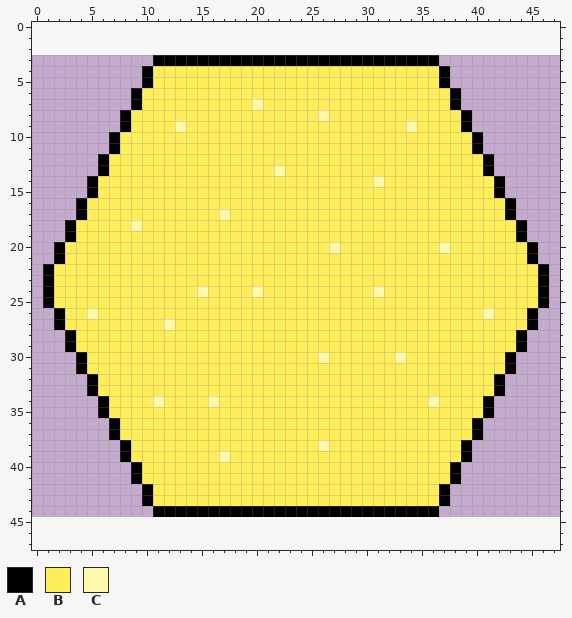
Pixel-art sprite: android/assets/sprites/sand_tile.png. Above: the version before the commit.
The file is 48x42 pixels. Pixels under 10% opacity are left out. The old version is drawn lined up with the new one, on the new canvas.
Palette (. is transparent): A #000000  B #ffee59  C #fff9aa
The same view after the edit:
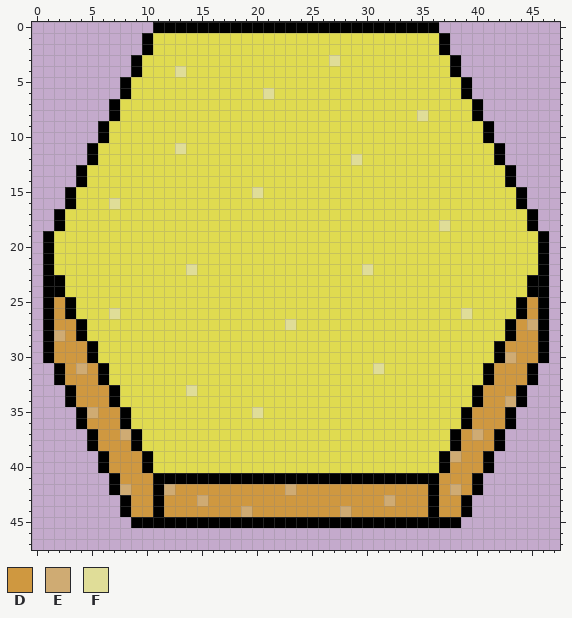
Colours new in this view: D #cf9840  E #cfab73  F #e0dd98
The edit:
canvas 48x42 -> 48x48, the old top-left corner now at 0,3
@@ palette @@
-B #ffee59
+B #e0db50
@@ x 0..47 @@
- 0 ................................................
- 1 ................................................
- 2 ................................................
- 3 ...........AAAAAAAAAAAAAAAAAAAAAAAAAA...........
- 4 ..........ABBBBBBBBBBBBBBBBBBBBBBBBBBA..........
- 5 ..........ABBBBBBBBBBBBBBBBBBBBBBBBBBA..........
- 6 .........ABBBBBBBBBBBBBBBBBBBBBBBBBBBBA.........
- 7 .........ABBBBBBBBBBCBBBBBBBBBBBBBBBBBA.........
- 8 ........ABBBBBBBBBBBBBBBBBCBBBBBBBBBBBBA........
- 9 ........ABBBBCBBBBBBBBBBBBBBBBBBBBCBBBBA........
-10 .......ABBBBBBBBBBBBBBBBBBBBBBBBBBBBBBBBA.......
-11 .......ABBBBBBBBBBBBBBBBBBBBBBBBBBBBBBBBA.......
-12 ......ABBBBBBBBBBBBBBBBBBBBBBBBBBBBBBBBBBA......
-13 ......ABBBBBBBBBBBBBBBCBBBBBBBBBBBBBBBBBBA......
-14 .....ABBBBBBBBBBBBBBBBBBBBBBBBBCBBBBBBBBBBA.....
-15 .....ABBBBBBBBBBBBBBBBBBBBBBBBBBBBBBBBBBBBA.....
-16 ....ABBBBBBBBBBBBBBBBBBBBBBBBBBBBBBBBBBBBBBA....
-17 ....ABBBBBBBBBBBBCBBBBBBBBBBBBBBBBBBBBBBBBBA....
-18 ...ABBBBBCBBBBBBBBBBBBBBBBBBBBBBBBBBBBBBBBBBA...
-19 ...ABBBBBBBBBBBBBBBBBBBBBBBBBBBBBBBBBBBBBBBBA...
-20 ..ABBBBBBBBBBBBBBBBBBBBBBBBCBBBBBBBBBCBBBBBBBA..
-21 ..ABBBBBBBBBBBBBBBBBBBBBBBBBBBBBBBBBBBBBBBBBBA..
-22 .ABBBBBBBBBBBBBBBBBBBBBBBBBBBBBBBBBBBBBBBBBBBBA.
-23 .ABBBBBBBBBBBBBBBBBBBBBBBBBBBBBBBBBBBBBBBBBBBBA.
-24 .ABBBBBBBBBBBBBCBBBBCBBBBBBBBBBCBBBBBBBBBBBBBBA.
-25 .ABBBBBBBBBBBBBBBBBBBBBBBBBBBBBBBBBBBBBBBBBBBBA.
-26 ..ABBCBBBBBBBBBBBBBBBBBBBBBBBBBBBBBBBBBBBCBBBA..
-27 ..ABBBBBBBBBCBBBBBBBBBBBBBBBBBBBBBBBBBBBBBBBBA..
-28 ...ABBBBBBBBBBBBBBBBBBBBBBBBBBBBBBBBBBBBBBBBA...
-29 ...ABBBBBBBBBBBBBBBBBBBBBBBBBBBBBBBBBBBBBBBBA...
-30 ....ABBBBBBBBBBBBBBBBBBBBBCBBBBBBCBBBBBBBBBA....
-31 ....ABBBBBBBBBBBBBBBBBBBBBBBBBBBBBBBBBBBBBBA....
-32 .....ABBBBBBBBBBBBBBBBBBBBBBBBBBBBBBBBBBBBA.....
-33 .....ABBBBBBBBBBBBBBBBBBBBBBBBBBBBBBBBBBBBA.....
-34 ......ABBBBCBBBBCBBBBBBBBBBBBBBBBBBBCBBBBA......
-35 ......ABBBBBBBBBBBBBBBBBBBBBBBBBBBBBBBBBBA......
-36 .......ABBBBBBBBBBBBBBBBBBBBBBBBBBBBBBBBA.......
-37 .......ABBBBBBBBBBBBBBBBBBBBBBBBBBBBBBBBA.......
-38 ........ABBBBBBBBBBBBBBBBBCBBBBBBBBBBBBA........
-39 ........ABBBBBBBBCBBBBBBBBBBBBBBBBBBBBBA........
-40 .........ABBBBBBBBBBBBBBBBBBBBBBBBBBBBA.........
-41 .........ABBBBBBBBBBBBBBBBBBBBBBBBBBBBA.........
-42 ..........ABBBBBBBBBBBBBBBBBBBBBBBBBBA..........
-43 ..........ABBBBBBBBBBBBBBBBBBBBBBBBBBA..........
-44 ...........AAAAAAAAAAAAAAAAAAAAAAAAAA...........
-45 ................................................
+ 0 ...........AAAAAAAAAAAAAAAAAAAAAAAAAA...........
+ 1 ..........ABBBBBBBBBBBBBBBBBBBBBBBBBBA..........
+ 2 ..........ABBBBBBBBBBBBBBBBBBBBBBBBBBA..........
+ 3 .........ABBBBBBBBBBBBBBBBBFBBBBBBBBBBA.........
+ 4 .........ABBBFBBBBBBBBBBBBBBBBBBBBBBBBA.........
+ 5 ........ABBBBBBBBBBBBBBBBBBBBBBBBBBBBBBA........
+ 6 ........ABBBBBBBBBBBBFBBBBBBBBBBBBBBBBBA........
+ 7 .......ABBBBBBBBBBBBBBBBBBBBBBBBBBBBBBBBA.......
+ 8 .......ABBBBBBBBBBBBBBBBBBBBBBBBBBBFBBBBA.......
+ 9 ......ABBBBBBBBBBBBBBBBBBBBBBBBBBBBBBBBBBA......
+10 ......ABBBBBBBBBBBBBBBBBBBBBBBBBBBBBBBBBBA......
+11 .....ABBBBBBBFBBBBBBBBBBBBBBBBBBBBBBBBBBBBA.....
+12 .....ABBBBBBBBBBBBBBBBBBBBBBBFBBBBBBBBBBBBA.....
+13 ....ABBBBBBBBBBBBBBBBBBBBBBBBBBBBBBBBBBBBBBA....
+14 ....ABBBBBBBBBBBBBBBBBBBBBBBBBBBBBBBBBBBBBBA....
+15 ...ABBBBBBBBBBBBBBBBFBBBBBBBBBBBBBBBBBBBBBBBA...
+16 ...ABBBFBBBBBBBBBBBBBBBBBBBBBBBBBBBBBBBBBBBBA...
+17 ..ABBBBBBBBBBBBBBBBBBBBBBBBBBBBBBBBBBBBBBBBBBA..
+18 ..ABBBBBBBBBBBBBBBBBBBBBBBBBBBBBBBBBBFBBBBBBBA..
+19 .ABBBBBBBBBBBBBBBBBBBBBBBBBBBBBBBBBBBBBBBBBBBBA.
+20 .ABBBBBBBBBBBBBBBBBBBBBBBBBBBBBBBBBBBBBBBBBBBBA.
+21 .ABBBBBBBBBBBBBBBBBBBBBBBBBBBBBBBBBBBBBBBBBBBBA.
+22 .ABBBBBBBBBBBBFBBBBBBBBBBBBBBBFBBBBBBBBBBBBBBBA.
+23 .AABBBBBBBBBBBBBBBBBBBBBBBBBBBBBBBBBBBBBBBBBBAA.
+24 .AABBBBBBBBBBBBBBBBBBBBBBBBBBBBBBBBBBBBBBBBBBAA.
+25 .ADABBBBBBBBBBBBBBBBBBBBBBBBBBBBBBBBBBBBBBBBADA.
+26 .ADABBBFBBBBBBBBBBBBBBBBBBBBBBBBBBBBBBBFBBBBADA.
+27 .ADDABBBBBBBBBBBBBBBBBBFBBBBBBBBBBBBBBBBBBBADEA.
+28 .AEDABBBBBBBBBBBBBBBBBBBBBBBBBBBBBBBBBBBBBBADDA.
+29 .ADDDABBBBBBBBBBBBBBBBBBBBBBBBBBBBBBBBBBBBADDDA.
+30 .ADDDABBBBBBBBBBBBBBBBBBBBBBBBBBBBBBBBBBBBAEDDA.
+31 ..ADEDABBBBBBBBBBBBBBBBBBBBBBBBFBBBBBBBBBADDDA..
+32 ..ADDDABBBBBBBBBBBBBBBBBBBBBBBBBBBBBBBBBBADDDA..
+33 ...ADDDABBBBBBFBBBBBBBBBBBBBBBBBBBBBBBBBADDDA...
+34 ...ADDDABBBBBBBBBBBBBBBBBBBBBBBBBBBBBBBBADDEA...
+35 ....AEDDABBBBBBBBBBBFBBBBBBBBBBBBBBBBBBADDDA....
+36 ....ADDDABBBBBBBBBBBBBBBBBBBBBBBBBBBBBBADDDA....
+37 .....ADDEABBBBBBBBBBBBBBBBBBBBBBBBBBBBADEDA.....
+38 .....ADDDABBBBBBBBBBBBBBBBBBBBBBBBBBBBADDDA.....
+39 ......ADDDABBBBBBBBBBBBBBBBBBBBBBBBBBAEDDA......
+40 ......ADDDABBBBBBBBBBBBBBBBBBBBBBBBBBADDDA......
+41 .......ADDDAAAAAAAAAAAAAAAAAAAAAAAAAADDDA.......
+42 .......AEDDAEDDDDDDDDDDEDDDDDDDDDDDDADEDA.......
+43 ........ADDADDDEDDDDDDDDDDDDDDDDEDDDADDA........
+44 ........ADDADDDDDDDEDDDDDDDDEDDDDDDDADDA........
+45 .........AAAAAAAAAAAAAAAAAAAAAAAAAAAAAA.........
 46 ................................................
Boxes around the changes in both pictures, in picture pixels (x1, y1, x2, y2):
changed: (43, 22, 549, 528)
